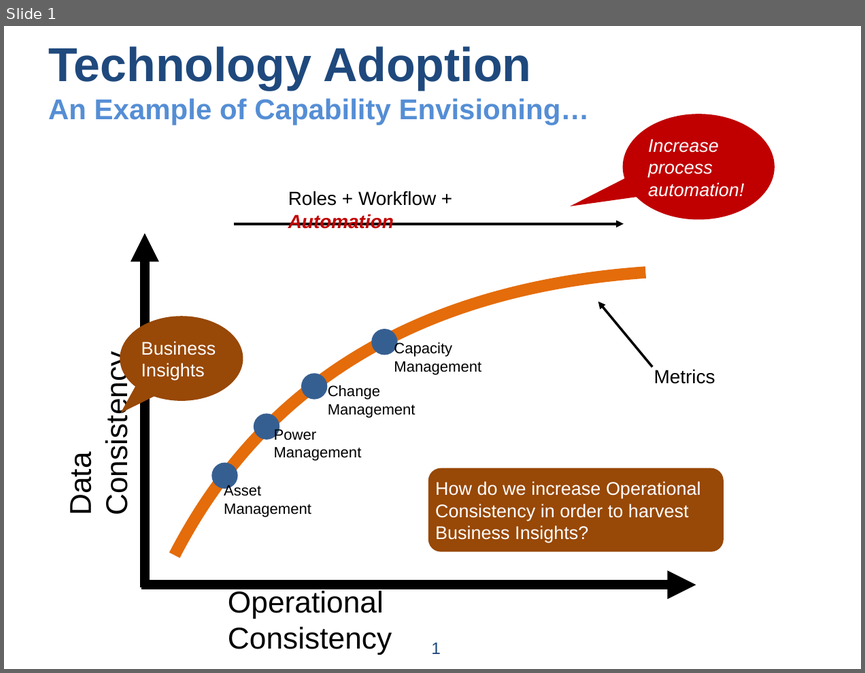
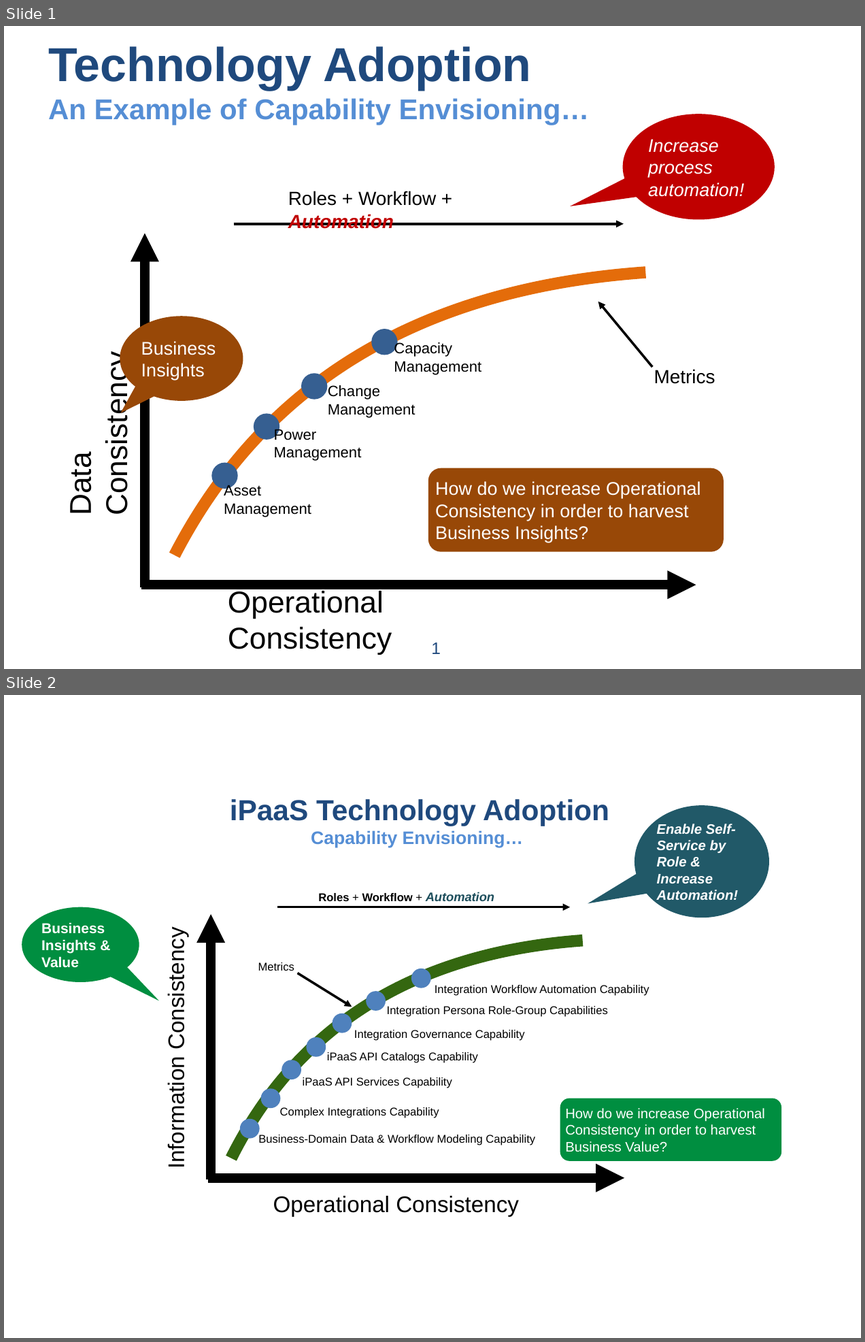
Before and after one commit to UsefulEngines/DcimTechnologyAdoption, a slide deck: RolesWorkflowAutomation.pptx. Shown one above the other, each under a label of ours: slide 1 before the commit, slides 1 and 2 after it. The pictures are 865x673 and 865x1342 pixels, drawn with LibreOffice and Linux fonts; fonts in the diff are those of the drawing. Boxes give left, top, right and bottom in pixels: in the first picture for what was removed or moved away, otherwise in the second. Text is boxed around its words. In the diff, an @@ line names an element or a change of style, - is before the commit and + after.

```diff
--- a/RolesWorkflowAutomation.pptx
+++ b/RolesWorkflowAutomation.pptx
@@ slide 2 added at (4,695,861,1338), background #FFFFFF @@
@@ title added at (230,799,609,848), 24.3 pt, text #1F497D, bold @@
+iPaaS Technology Adoption
+Capability Envisioning…
@@ speech bubble added at (634,806,769,918), fill #215968, 11.6 pt, text #FFFFFF, bold, italic @@
+Enable Self-Service by Role & Increase Automation!
@@ text added at (318,892,494,901), 9.5 pt, text #000000, bold @@
+Roles + Workflow + Automation
@@ speech bubble added at (22,906,139,982), fill #008E40, 12 pt, text #FFFFFF, bold @@
+Business Insights & Value
@@ arrow added from (277, 906) to (570, 906), #000000 2 pt @@
@@ group added at (164,915,624,1217): 2 arrows, 2 texts @@
+Operational Consistency
+Information Consistency
@@ freeform shape added at (231,940,582,1157), outline #346710 10 pt @@
@@ text added at (258,962,294,970), 9.5 pt, text #000000 @@
+Metrics
@@ arrow added from (297, 972) to (352, 1007), #000000 2 pt @@
@@ group added at (239,968,649,1145): 7 ellipses, 7 texts @@
+Business-Domain Data & Workflow Modeling Capability
+Complex Integrations Capability
+iPaaS API Services Capability
+iPaaS API Catalogs Capability
+Integration Governance Capability
+Integration Persona Role-Group Capabilities
+Integration Workflow Automation Capability
@@ rounded rectangle added at (560,1098,781,1160), fill #008E40, 11.6 pt, text #FFFFFF @@
+How do we increase Operational Consistency in order to harvest Business Value?
```
Also in this commit, not shown: 7 other slides added.
